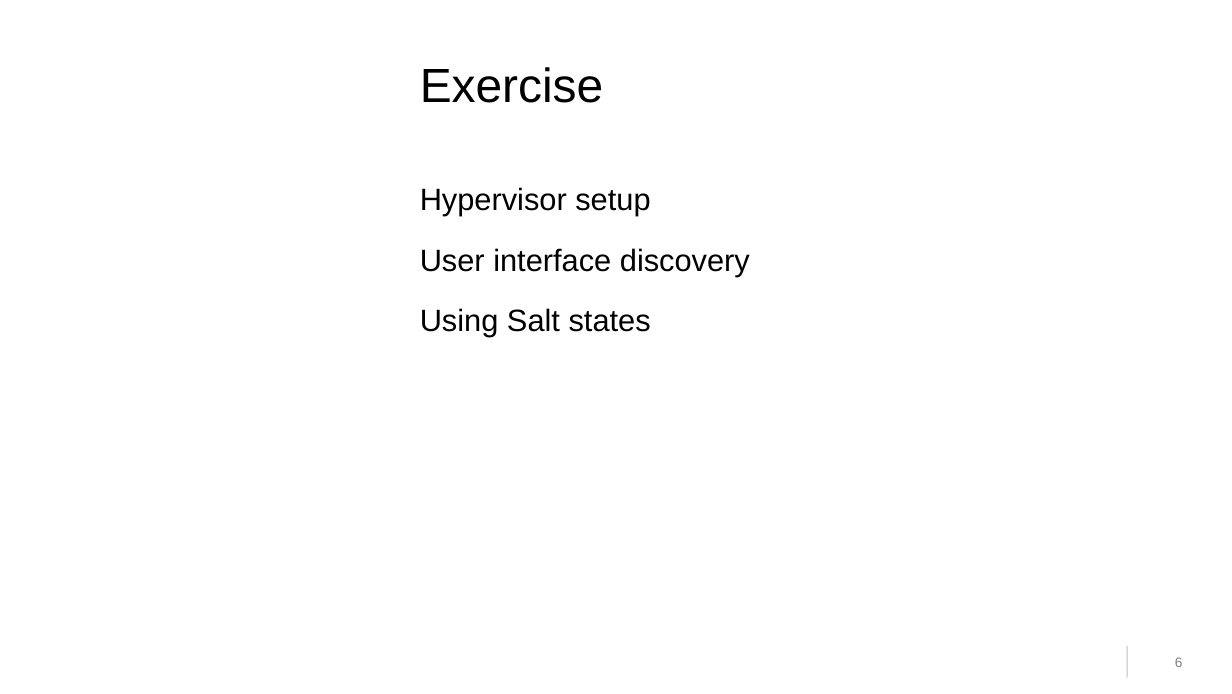
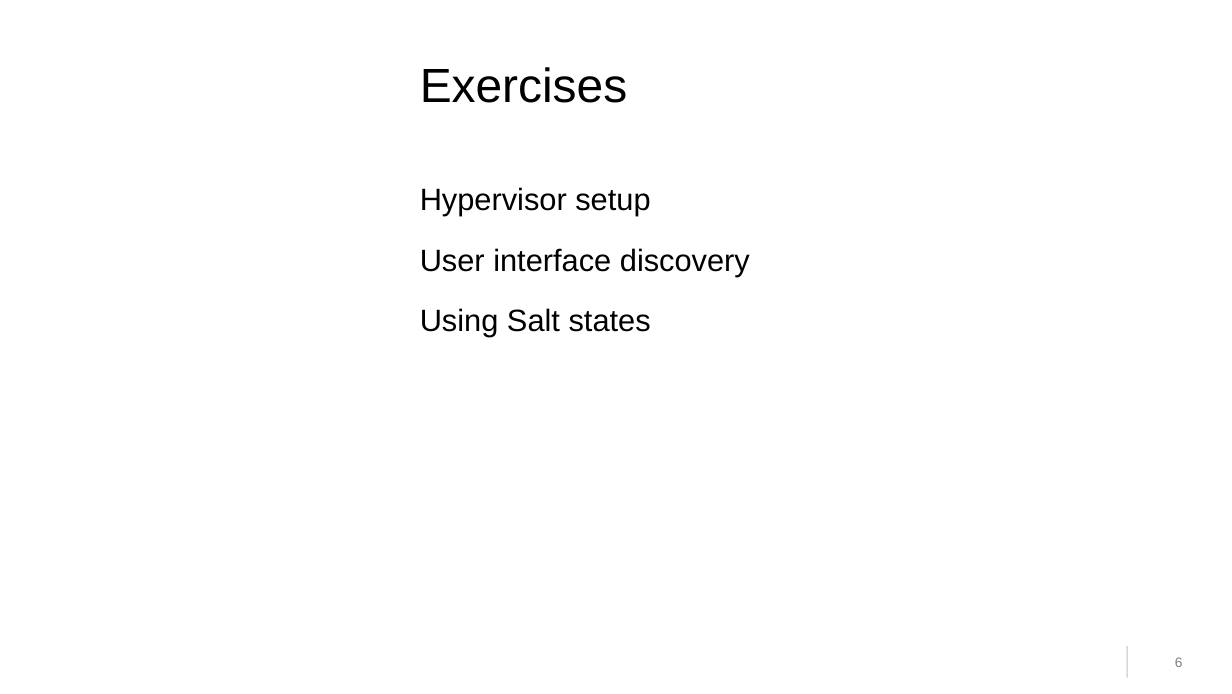
Before and after one commit to cbosdo/sumaform, a slide deck: slide 6 of lab/pdf/slides.odp. Drawn at 1232x694 pixels with LibreOffice and Linux fonts; fonts in the diff are those of the drawing; background and template pictures are left out. Boxes give left, top, right and bottom in pixels: in the first picture for what was removed or moved away, otherwise in the second. Text is boxed around its words. In the diff, an @@ line names an element or a change of style, - is before the commit and + after.

```diff
--- a/lab/pdf/slides.odp
+++ b/lab/pdf/slides.odp
@@ title at [420, 67, 627, 103]: text changed @@
-Exercise
+Exercises
```
Also in this commit, not shown: 2 other slides changed.
